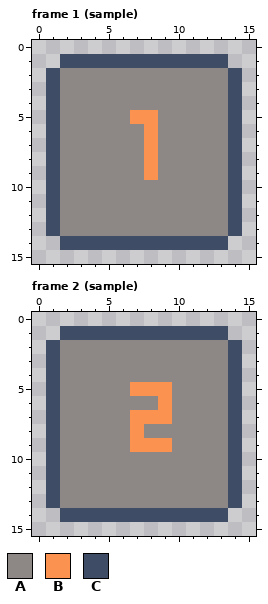
One commit to this pixel-art file: Assets/AnimationImporter/sample.ase. That is the earlier state.
16x16 pixels, 16 frames. Shown: frame 1 (sample), frame 2 (sample). The commit also changed other frames, which this record leaves out.
Visible layers, top first: "Layer 2", "Layer 3".
Palette (. is transparent): A #8d8885  B #fb9250  C #3e4c66
Pixels before, frame 1 (sample), first column x 1:
 1 .CCCCCCCCCCCC.
 2 CAAAAAAAAAAAAC
 3 CAAAAAAAAAAAAC
 4 CAAAAAAAAAAAAC
 5 CAAAAABBAAAAAC
 6 CAAAAAABAAAAAC
 7 CAAAAAABAAAAAC
 8 CAAAAAABAAAAAC
 9 CAAAAAABAAAAAC
10 CAAAAAAAAAAAAC
11 CAAAAAAAAAAAAC
12 CAAAAAAAAAAAAC
13 CAAAAAAAAAAAAC
14 .CCCCCCCCCCCC.
Pixels before, frame 2 (sample), first column x 1:
 1 .CCCCCCCCCCCC.
 2 CAAAAAAAAAAAAC
 3 CAAAAAAAAAAAAC
 4 CAAAAAAAAAAAAC
 5 CAAAAABBBAAAAC
 6 CAAAAAAABAAAAC
 7 CAAAAABBBAAAAC
 8 CAAAAABAAAAAAC
 9 CAAAAABBBAAAAC
10 CAAAAAAAAAAAAC
11 CAAAAAAAAAAAAC
12 CAAAAAAAAAAAAC
13 CAAAAAAAAAAAAC
14 .CCCCCCCCCCCC.
And afterwards:
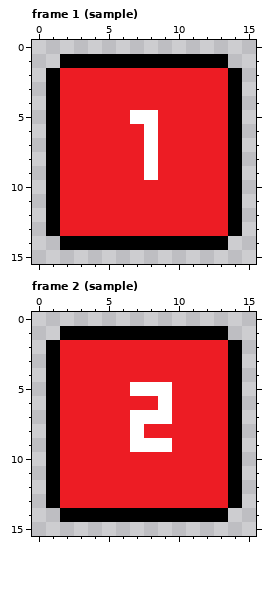
From old to new:
Colour A changes from #8d8885 to #ed1c24.
Colour B changes from #fb9250 to #ffffff.
Colour C changes from #3e4c66 to #000000.
Boxes around the changes in both pictures, in picture pixels (x1, y1, x2, y2):
changed: (46, 54, 242, 250)
changed: (46, 326, 242, 522)
